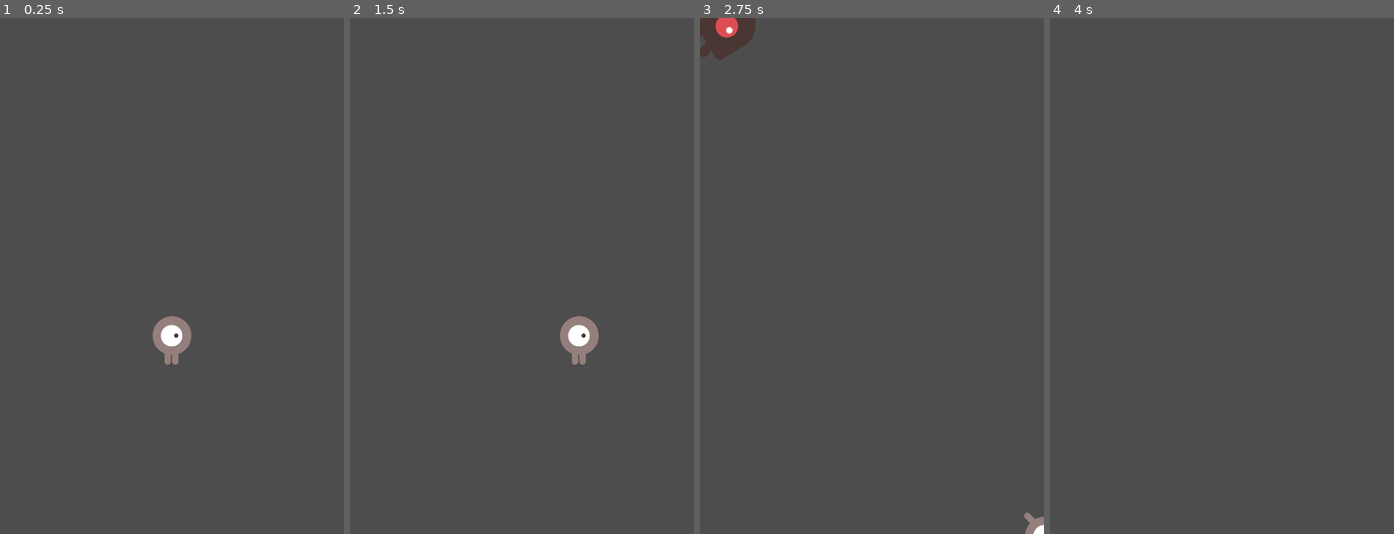
Above: before the commit, frames 1-4 (left to right).
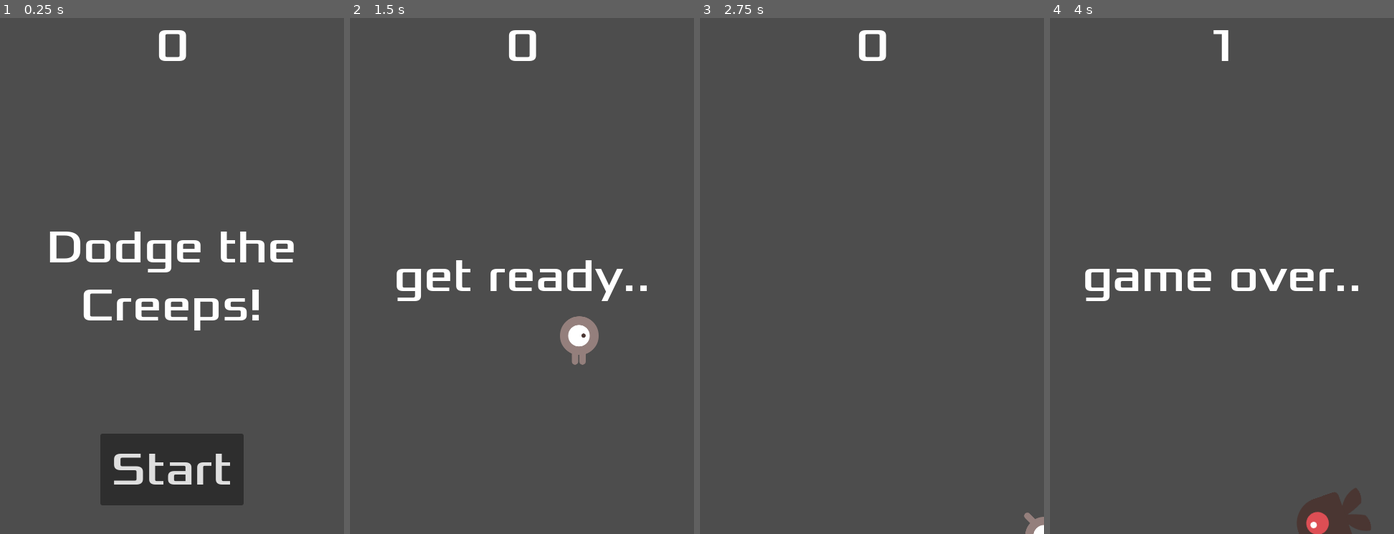
Above: after the commit, the same moments.

Repository: ken-is-engineer/godot-test
Game: Godot game, scene res://main.tscn
Two runs of this game, one before a commit and one after it. Both use one fixed random seed, a clock stepped at 60 frames per second and the inputs below.
Inputs (mouse positions are in pixels of both pictures, inside the frame that each line leads up to):
- Up to frame 1 (0.25 s): no input
- Up to frame 2 (1.5 s): click (522, 472) at 0.5 s, where only the run after the commit has a clickable "Start"; tap Enter at 1.25 s; hold D (move_right) from 1.28 s (still down)
- Up to frame 3 (2.75 s): release D (move_right) at 2.03 s; hold S (move_down) from 2.03 s (still down)
- Up to frame 4 (4 s): release S (move_down) at 2.78 s; hold D (move_right) 2.78-3.53 s; hold W (move_up) from 3.53 s (still down)

The runs differ from the first frame. In frame 1, 9.7% of the frame differs, in the area x 14-86%, y 2-95%; in frame 2, 1.9%; in frame 3, 1.3%; in frame 4, 3.1%.

Commit message:
add hud and listener

Diff:
--- /dev/null
+++ b/hud.gd
@@ -0,0 +1,37 @@
+extends CanvasLayer
+
+signal start_game
+
+func show_message(text):
+	$Message.text = text
+	$Message.show()
+	$MessageTimer.start()
+
+func show_game_over():
+	show_message("game over..")
+	await $MessageTimer.timeout
+	$Message.text = "Dodge the Creeps!"
+	$Message.show()
+	await  get_tree().create_timer(1.0).timeout
+	$StartButton.show()
+
+func update_score(score):
+	$ScoreLabel.text = str(score)
+
+# Called when the node enters the scene tree for the first time.
+func _ready() -> void:
+	pass # Replace with function body.
+
+
+# Called every frame. 'delta' is the elapsed time since the previous frame.
+func _process(delta: float) -> void:
+	pass
+
+
+func _on_start_button_pressed():
+	$StartButton.hide()
+	start_game.emit()
+
+
+func _on_message_timer_timeout():
+	$Message.hide()
--- /dev/null
+++ b/hud.tscn
@@ -0,0 +1,63 @@
+[gd_scene load_steps=3 format=3 uid="uid://oqi82kqqux2j"]
+
+[ext_resource type="Script" path="res://hud.gd" id="1_flrtr"]
+[ext_resource type="FontFile" uid="uid://bph4m6na7w2os" path="res://fonts/Xolonium-Regular.ttf" id="2_8gsr6"]
+
+[node name="HUD" type="CanvasLayer"]
+script = ExtResource("1_flrtr")
+
+[node name="ScoreLabel" type="Label" parent="."]
+anchors_preset = 5
+anchor_left = 0.5
+anchor_right = 0.5
+offset_left = -22.5
+offset_right = 22.5
+offset_bottom = 78.0
+grow_horizontal = 2
+theme_override_fonts/font = ExtResource("2_8gsr6")
+theme_override_font_sizes/font_size = 64
+text = "0"
+horizontal_alignment = 1
+vertical_alignment = 1
+
+[node name="Message" type="Label" parent="."]
+anchors_preset = 8
+anchor_left = 0.5
+anchor_top = 0.5
+anchor_right = 0.5
+anchor_bottom = 0.5
+offset_left = -240.0
+offset_top = -79.5
+offset_right = 240.0
+offset_bottom = 79.5
+grow_horizontal = 2
+grow_vertical = 2
+theme_override_fonts/font = ExtResource("2_8gsr6")
+theme_override_font_sizes/font_size = 64
+text = "Dodge the Creeps!"
+horizontal_alignment = 1
+vertical_alignment = 1
+autowrap_mode = 2
+
+[node name="StartButton" type="Button" parent="."]
+anchors_preset = 7
+anchor_left = 0.5
+anchor_top = 1.0
+anchor_right = 0.5
+anchor_bottom = 1.0
+offset_left = -100.0
+offset_top = -140.0
+offset_right = 100.0
+offset_bottom = -40.0
+grow_horizontal = 2
+grow_vertical = 0
+theme_override_fonts/font = ExtResource("2_8gsr6")
+theme_override_font_sizes/font_size = 64
+text = "Start"
+
+[node name="MessageTimer" type="Timer" parent="."]
+wait_time = 2.0
+one_shot = true
+
+[connection signal="pressed" from="StartButton" to="." method="_on_start_button_pressed"]
+[connection signal="timeout" from="MessageTimer" to="." method="_on_message_timer_timeout"]
--- a/main.gd
+++ b/main.gd
@@ -5,7 +5,7 @@
 
 # Called when the node enters the scene tree for the first time.
 func _ready():
-	new_game()
+	pass
 
 
 # Called every frame. 'delta' is the elapsed time since the previous frame.
@@ -16,12 +16,15 @@
 func game_over():
 	$ScoreTimer.stop()
 	$MobTimer.stop()
+	$HUD.show_game_over()
 
 
 func new_game():
 	score = 0
 	$Player.start($StartPosition.position)
 	$StartTimer.start()
+	$HUD.update_score(score)
+	$HUD.show_message("get ready..")
 
 
 func _on_mob_timer_timeout():
@@ -41,6 +44,7 @@
 
 func _on_score_timer_timeout():
 	score += 1
+	$HUD.update_score(score)
 
 
 func _on_start_timer_timeout():
--- a/main.tscn
+++ b/main.tscn
@@ -1,8 +1,9 @@
-[gd_scene load_steps=5 format=3 uid="uid://w5372tc0uo71"]
+[gd_scene load_steps=6 format=3 uid="uid://w5372tc0uo71"]
 
 [ext_resource type="PackedScene" uid="uid://cccgw46rcisgv" path="res://player.tscn" id="1_fv4ch"]
 [ext_resource type="Script" path="res://main.gd" id="1_suslv"]
 [ext_resource type="PackedScene" uid="uid://dtc1v0ggh5evw" path="res://mob.tscn" id="2_q7knj"]
+[ext_resource type="PackedScene" uid="uid://oqi82kqqux2j" path="res://hud.tscn" id="4_pnmg2"]
 
 [sub_resource type="Curve2D" id="Curve2D_ny6jf"]
 _data = {
@@ -33,7 +34,10 @@
 
 [node name="MobSpawnLocation" type="PathFollow2D" parent="MobPath"]
 
+[node name="HUD" parent="." instance=ExtResource("4_pnmg2")]
+
 [connection signal="hit" from="Player" to="." method="game_over"]
 [connection signal="timeout" from="MobTimer" to="." method="_on_mob_timer_timeout"]
 [connection signal="timeout" from="ScoreTimer" to="." method="_on_score_timer_timeout"]
 [connection signal="timeout" from="StartTimer" to="." method="_on_start_timer_timeout"]
+[connection signal="start_game" from="HUD" to="." method="new_game"]
--- a/mob.tscn
+++ b/mob.tscn
@@ -58,7 +58,7 @@
 [node name="AnimatedSprite2D" type="AnimatedSprite2D" parent="."]
 scale = Vector2(0.75, 0.75)
 sprite_frames = SubResource("SpriteFrames_2fmxi")
-animation = &"walk"
+animation = &"fly"
 speed_scale = 3.0
 
 [node name="CollisionShape2D" type="CollisionShape2D" parent="."]
